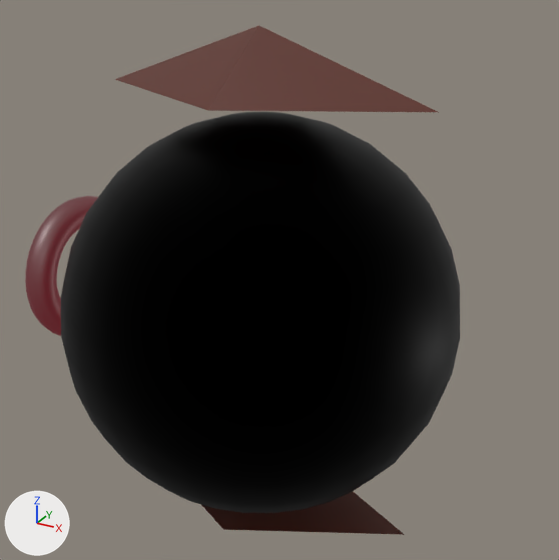
The Blender file Assets/Prefabs/Enemy/Drone/Drone2/Model/Drone2.blend: old version first, new version second.
Rendered twice from a 50 mm camera at (1.81, -3.1, 1.75) aimed at (0.05, 0.1, 0.15). Every picture has the same lights, and +X, +Y and +Z are marked at lower left.

The first picture shows 'Body', 'BulletRoll', 'BulletRoll.001', 'トーラス'.
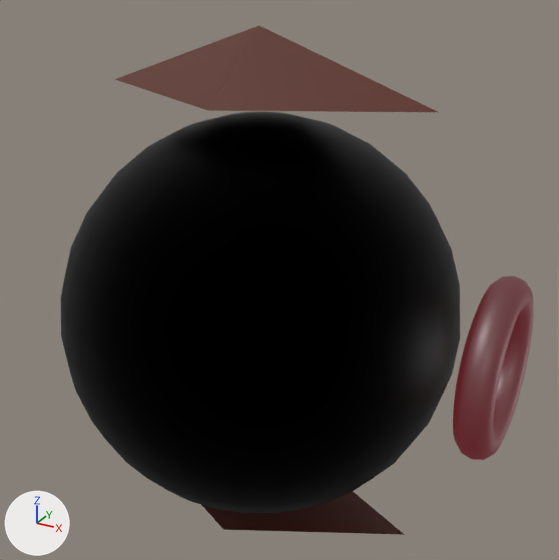
The change in detail:
Object 'トーラス' (ob_トーラス) moves from (-1.2, 0.0, 0.0) to (1.2, 0.0, 0.0).

Pixel boxes (x1, y1, x2, y2) of what changed, in the pictures (559 x 560 px):
'トーラス', moved
    before: (25, 196, 98, 336)
    after: (453, 276, 534, 460)
